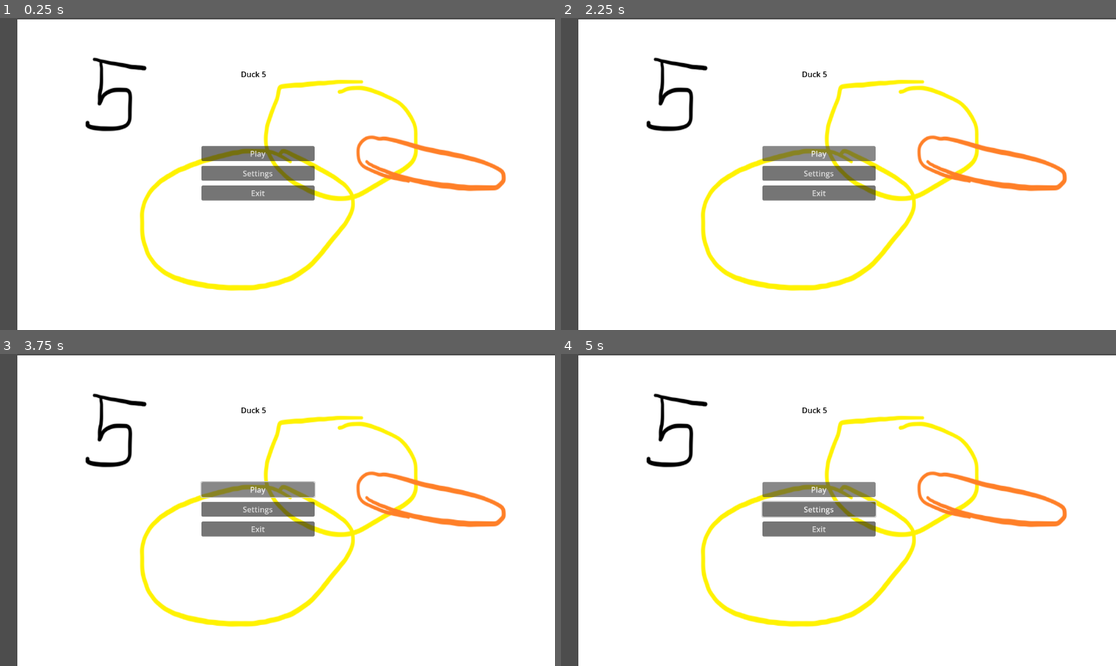
Above: before the commit, frames 1-4 (two rows, left to right).
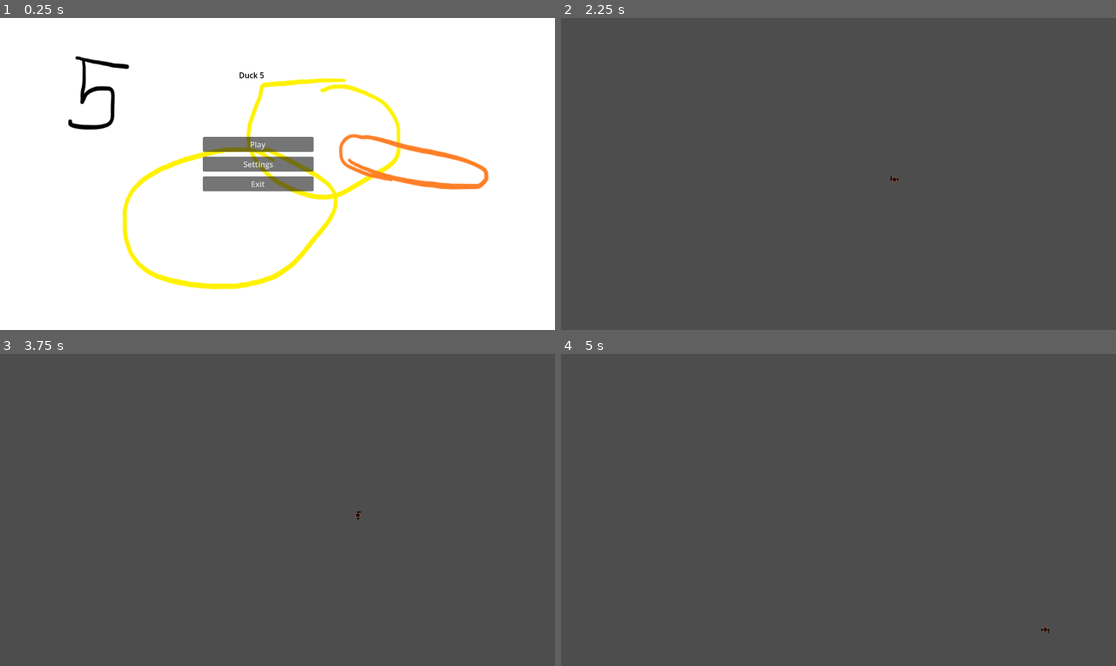
Above: after the commit, the same moments.

Repository: ArpaDeveloper/FGJ2026
Game: Godot game, scene res://scenes/mainmenu.tscn
Two runs of this game, one before a commit and one after it. Both use one fixed random seed, a clock stepped at 60 frames per second and the inputs below.
Inputs (mouse positions are in pixels of both pictures, inside the frame that each line leads up to):
- Up to frame 1 (0.25 s): no input
- Up to frame 2 (2.25 s): click "Settings" at 0.5 s; click (816, 211) at 1.25 s, where only the run after the commit has a clickable "Back"; click "Play" at 2 s
- Up to frame 3 (3.75 s): click (255, 488) at 2.75 s, where only the run before the commit has a clickable "Play"; tap Enter at 3.5 s; hold Right (ui_right) from 3.53 s (still down)
- Up to frame 4 (5 s): tap Space at 4.25 s; release Right (ui_right) at 4.28 s; hold Down (ui_down) from 4.28 s (still down)

The runs differ from the first frame. In frame 1, 13% of the frame differs, in the area x 0-100%, y 0-100%; in frame 2, 96%, in the area x 3-100%, y 0-100%; in frame 3, 96%; in frame 4, 96%.
Error before the commit: Invalid assignment of property or key 'visible' with value of type 'bool' on a base object of type 'null instance'. (res://scripts/main_menu.gd:8)

Commit message:
Fixed mainmenu

Diff:
--- a/scenes/mainmenu.tscn
+++ b/scenes/mainmenu.tscn
@@ -15,51 +15,89 @@
 grow_vertical = 2
 script = ExtResource("1_natt5")
 
-[node name="Buttons" type="Node" parent="." unique_id=1618841112]
-
-[node name="VBoxContainer" type="VBoxContainer" parent="Buttons" unique_id=553583291]
-offset_left = 418.0
-offset_top = 266.0
-offset_right = 653.0
-offset_bottom = 373.0
-theme_override_constants/separation = 10
-
-[node name="PlayButton" type="Button" parent="Buttons/VBoxContainer" unique_id=1460514828]
-layout_mode = 2
-text = "Play"
-
-[node name="SettingsButton" type="Button" parent="Buttons/VBoxContainer" unique_id=111208295]
-layout_mode = 2
-text = "Settings"
-
-[node name="ExitButton" type="Button" parent="Buttons/VBoxContainer" unique_id=1144529297]
-layout_mode = 2
-text = "Exit"
-
-[node name="Panel" type="Panel" parent="." unique_id=1964601304]
+[node name="BG" type="Panel" parent="." unique_id=1964601304]
 layout_mode = 1
 anchors_preset = 15
 anchor_right = 1.0
 anchor_bottom = 1.0
-offset_left = 36.0
-offset_top = 3.0
-offset_right = 36.0
-offset_bottom = 3.0
 grow_horizontal = 2
 grow_vertical = 2
 theme_override_styles/panel = SubResource("StyleBoxTexture_3vvtq")
 
-[node name="Label" type="Label" parent="." unique_id=1108743765]
+[node name="Menu1" type="Control" parent="." unique_id=936404098]
+layout_mode = 1
+anchors_preset = 15
+anchor_right = 1.0
+anchor_bottom = 1.0
+grow_horizontal = 2
+grow_vertical = 2
+
+[node name="MainStuff" type="VBoxContainer" parent="Menu1" unique_id=553583291]
 layout_mode = 0
-offset_left = 271.0
-offset_top = 31.0
-offset_right = 782.0
-offset_bottom = 202.0
+offset_left = 421.0
+offset_top = 247.0
+offset_right = 651.0
+offset_bottom = 361.0
+theme_override_constants/separation = 10
+
+[node name="PlayButton" type="Button" parent="Menu1/MainStuff" unique_id=1460514828]
+layout_mode = 2
+text = "Play"
+
+[node name="SettingsButton" type="Button" parent="Menu1/MainStuff" unique_id=111208295]
+layout_mode = 2
+text = "Settings"
+
+[node name="ExitButton" type="Button" parent="Menu1/MainStuff" unique_id=1144529297]
+layout_mode = 2
+text = "Exit"
+
+[node name="Title" type="Label" parent="Menu1" unique_id=1108743765]
+layout_mode = 0
+offset_left = 267.0
+offset_top = 33.0
+offset_right = 778.0
+offset_bottom = 204.0
 theme_override_colors/font_color = Color(0, 0, 0, 1)
 text = "Duck 5"
 horizontal_alignment = 1
 vertical_alignment = 1
 
-[connection signal="pressed" from="Buttons/VBoxContainer/PlayButton" to="." method="_on_start_pressed"]
-[connection signal="pressed" from="Buttons/VBoxContainer/SettingsButton" to="." method="_on_settings_pressed"]
-[connection signal="pressed" from="Buttons/VBoxContainer/ExitButton" to="." method="_on_quit_pressed"]
+[node name="Menu2" type="Control" parent="." unique_id=1150298088]
+layout_mode = 1
+anchors_preset = 15
+anchor_right = 1.0
+anchor_bottom = 1.0
+grow_horizontal = 2
+grow_vertical = 2
+
+[node name="OptionsStuff" type="VBoxContainer" parent="Menu2" unique_id=1439808999]
+layout_mode = 0
+offset_left = 418.0
+offset_top = 389.0
+offset_right = 653.0
+offset_bottom = 502.0
+theme_override_constants/separation = 10
+
+[node name="BackButton" type="Button" parent="Menu2/OptionsStuff" unique_id=1377145339]
+layout_mode = 2
+text = "Back"
+
+[node name="AudioStreamPlayer" type="AudioStreamPlayer" parent="Menu2/OptionsStuff" unique_id=13108876]
+autoplay = true
+
+[node name="Title" type="Label" parent="Menu2" unique_id=658783280]
+layout_mode = 0
+offset_left = 270.0
+offset_top = 32.0
+offset_right = 781.0
+offset_bottom = 203.0
+theme_override_colors/font_color = Color(0, 0, 0, 1)
+text = "Options"
+horizontal_alignment = 1
+vertical_alignment = 1
+
+[connection signal="pressed" from="Menu1/MainStuff/PlayButton" to="." method="_on_start_pressed"]
+[connection signal="pressed" from="Menu1/MainStuff/SettingsButton" to="." method="_on_settings_pressed"]
+[connection signal="pressed" from="Menu1/MainStuff/ExitButton" to="." method="_on_quit_pressed"]
+[connection signal="pressed" from="Menu2/OptionsStuff/BackButton" to="." method="_on_back_pressed"]
--- a/scripts/main_menu.gd
+++ b/scripts/main_menu.gd
@@ -12,7 +12,7 @@
 #This playbutton
 func _on_start_pressed() -> void:
 	print("Play")
-	get_tree().change_scene_to_file("res://scenes/level_1.tscn")
+	get_tree().change_scene_to_file("res://scenes/test.tscn")
 
 #This is settingsbutton
 func _on_settings_pressed() -> void:
